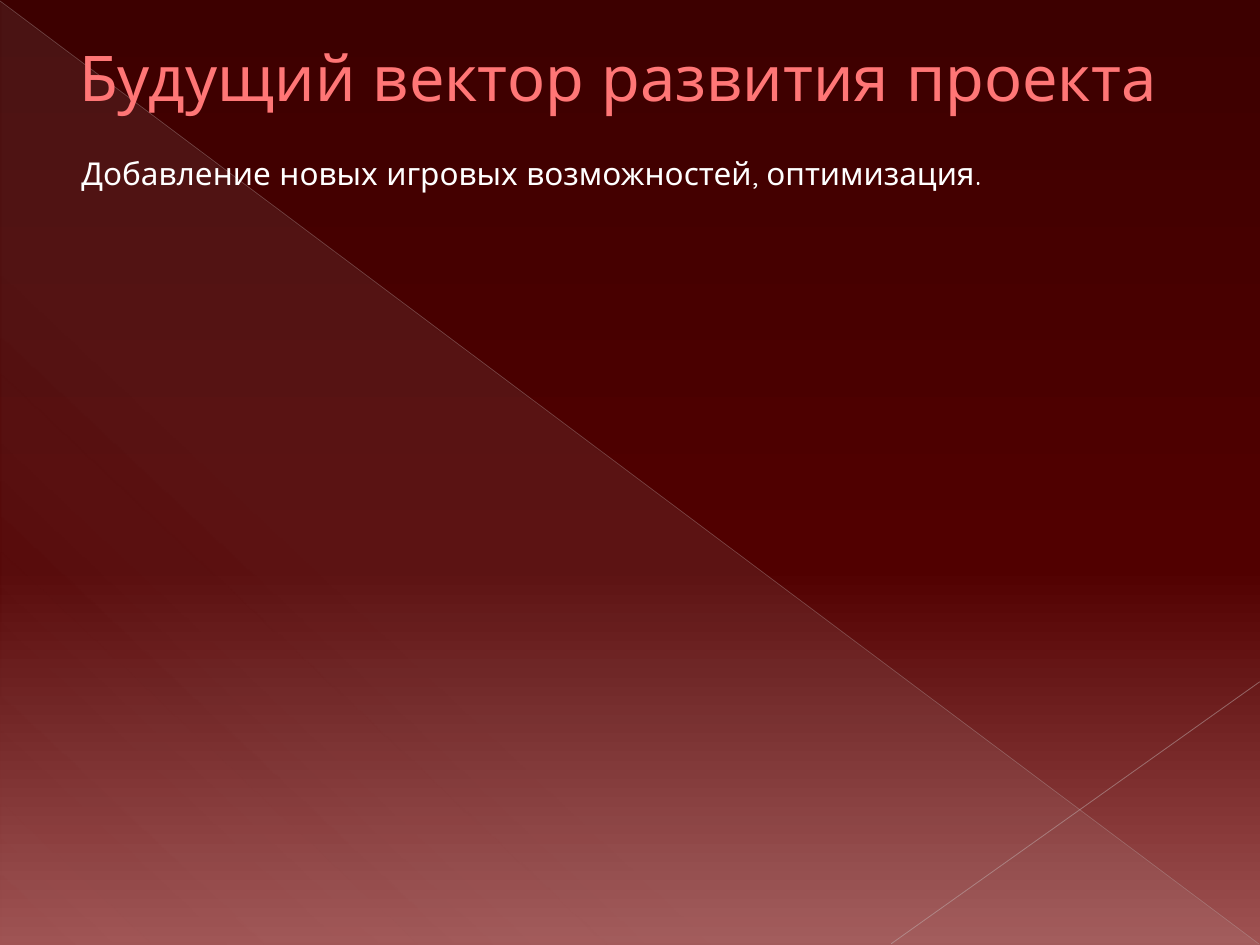
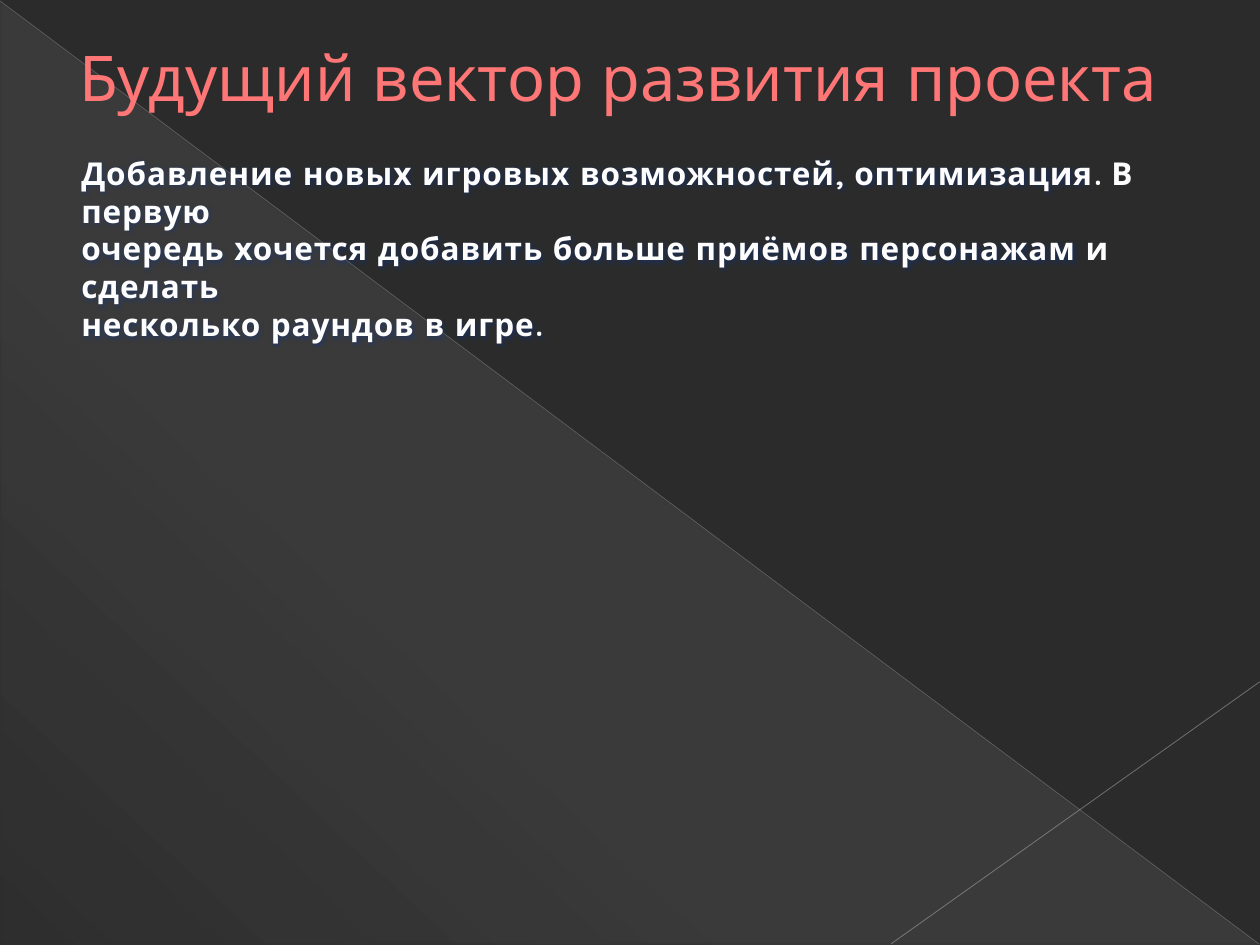
Before and after one commit to Miner-Mat/-Mortal-Fight, a slide deck: slide 11 of Презентация проекта видеоигры Mortal Fight.pptx (slide 8 before the commit). Drawn at 1260x945 pixels with LibreOffice and Linux fonts; fonts in the diff are those of the drawing; background and template pictures are left out; a plain dark background stands for a picture behind light text. Boxes give left, top, right and bottom in pixels: in the first picture for what was removed or moved away, otherwise in the second. Text is boxed around its words. In the diff, an @@ line names an element or a change of style, - is before the commit and + after.

```diff
--- a/Презентация проекта видеоигры Mortal Fight.pptx
+++ b/Презентация проекта видеоигры Mortal Fight.pptx
@@ background gradient #3D0000 to #510000 to #A05353 to picture (left out) @@
@@ text at box(81, 160, 1132, 345): text changed; text colour #FFFFFF to #FEFEFE; bold on @@
-Добавление новых игровых возможностей, оптимизация.
+Добавление новых игровых возможностей, оптимизация. В первую
+очередь хочется добавить больше приёмов персонажам и сделать
+несколько раундов в игре.
```
Also in this commit, not shown: 1 other slide changed, 3 slides added.
